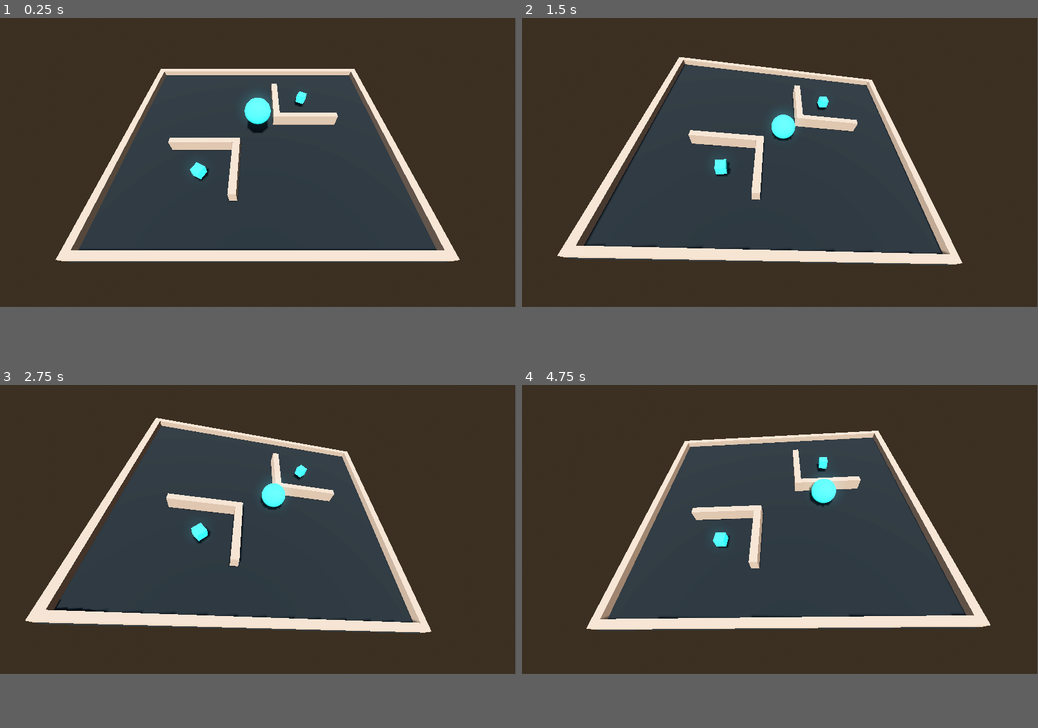
Above: before the commit, frames 1-4 (two rows, left to right).
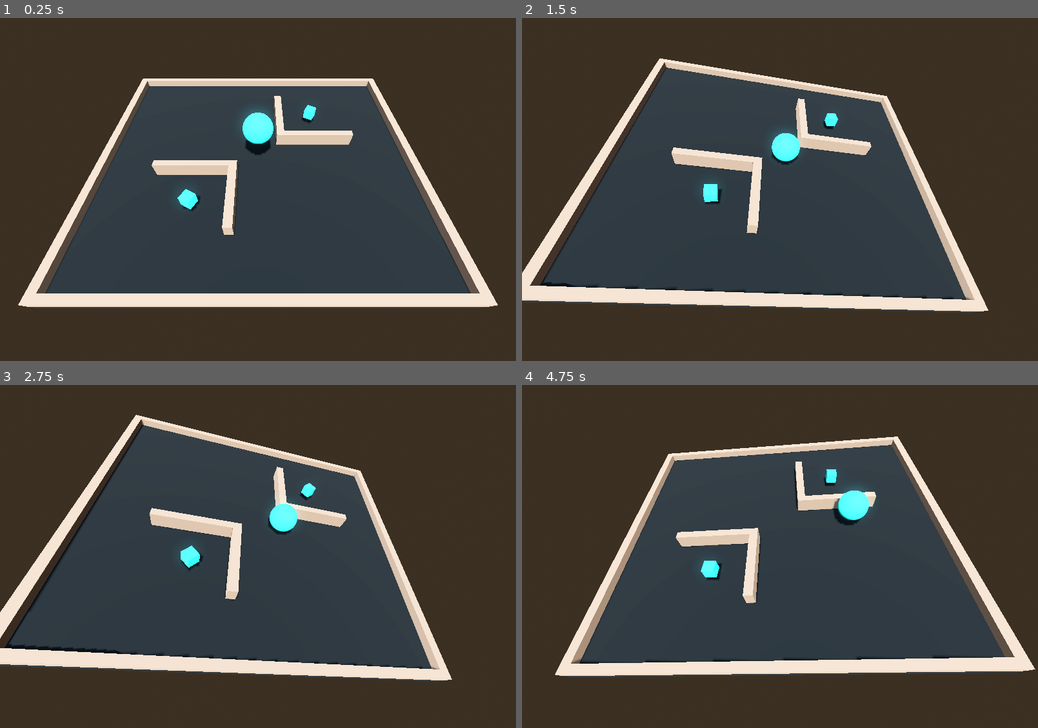
Above: after the commit, the same moments.

Repository: JoaoSant0s/DDJAM_Carnaval_2024
Game: Godot game, scene res://_Project/Scene/main.tscn
Two runs of this game, one before a commit and one after it. Both use one fixed random seed, a clock stepped at 60 frames per second and the inputs below.
Inputs (mouse positions are in pixels of both pictures, inside the frame that each line leads up to):
- Up to frame 1 (0.25 s): no input
- Up to frame 2 (1.5 s): tap Enter at 0.5 s; move the mouse to (893, 148) at 0.52 s; hold D (right) 0.53-1.25 s; tap P at 0.6 s; click (893, 148) at 0.67 s; drag from (676, 175) to (754, 220) at 1.27 s
- Up to frame 3 (2.75 s): move the mouse to (309, 467) at 2.02 s; hold D (right) from 2.03 s (still down); tap P at 2.1 s
- Up to frame 4 (4.75 s): release D (right) at 2.75 s; drag from (754, 587) to (625, 484) at 2.77 s; move the mouse to (934, 573) at 3.52 s; hold A (left) 3.53-4.25 s; tap P at 3.6 s; drag from (625, 484) to (702, 457) at 4.27 s
In our replay, the window is 799x449 before the commit and 800x533 after it. These sizes can differ from the game's own. Grey fills any space a smaller window leaves; there, only what the larger window draws over its background counts as a difference.

The runs differ from the first frame. In frame 1, 25% of the frame differs, in the area x 3-97%, y 14-85%; in frame 2, 24%; in frame 3, 23%; in frame 4, 25%.

Commit message:
(imp): spawn teleport platform when collect all items
- refactor: changing floor controller input manipulation

Diff:
--- a/_Project/Code/Runtime/Collectables/SpawnCollectables.gd
+++ b/_Project/Code/Runtime/Collectables/SpawnCollectables.gd
@@ -3,6 +3,7 @@
 var collectablePrefab = preload("res://_Project/Prefabs/collectable.tscn")
 
 @export var collecablePoints : Array[Node3D]
+@export var spawnTeleport : SpawnTeleport
 
 var collectablesAmount : int
 
@@ -11,7 +12,10 @@
 
 func collectableCollected():
 	collectablesAmount -= 1
+
 	print(collectablesAmount)
+	if collectablesAmount <= 0:
+		spawnTeleport.spawnTeleport()
 
 func spawnCollectables():
 	collectablesAmount = collecablePoints.size()
--- a/_Project/Code/Runtime/FloorController.gd
+++ b/_Project/Code/Runtime/FloorController.gd
@@ -1,9 +1,11 @@
-class_name FloorController extends MeshInstance3D
+class_name FloorController extends Node
 
 var input : Vector3
 
 @export var maxAngle : float = 0.2
 @export var angularSpeed : float = 1
+
+@export var floorInstance : MeshInstance3D
 
 var previousXDirection : int = 0
 var previousZDirection : int = 0
@@ -12,38 +14,40 @@
 var jumpPreviousZ : bool = false
 
 func _process(delta : float):
+	if not floorInstance:
+		return
 	input = Vector3.ZERO
 	input.x = Input.get_axis("back", "forward")
 	input.z = Input.get_axis("left", "right")
 
 	tryResetRotation()
-	rotation = buildTargetPosition(delta)
+	floorInstance.rotation = buildTargetPosition(delta)
 	tryUpdatePreviousDirections()
 
 func tryResetRotation():
 	jumpPreviousX = false
 	jumpPreviousZ = false
 
-	if input.x == 0 and rotation.x != 0:
+	if input.x == 0 and floorInstance.rotation.x != 0:
 		jumpPreviousX = true
 		input.x = -previousXDirection
 
-	if input.z == 0 and rotation.z != 0:
+	if input.z == 0 and floorInstance.rotation.z != 0:
 		jumpPreviousZ = true
 		input.z = -previousZDirection
 
 func buildTargetPosition(delta : float) -> Vector3:
 	var angle = -(input * delta * angularSpeed)
-	angle += rotation
+	angle += floorInstance.rotation
 
 	var targetX = Math.MinMax(angle.x, -maxAngle, maxAngle)
 	var targetZ = Math.MinMax(angle.z, -maxAngle, maxAngle)
 
 	if jumpPreviousX and ((previousXDirection > 0 and targetX > 0) or (previousXDirection < 0 and targetX < 0)):
-		targetX = rotation.x
+		targetX = floorInstance.rotation.x
 
 	if jumpPreviousZ and ((previousZDirection > 0 and targetZ > 0) or (previousZDirection < 0 and targetZ < 0)):
-		targetZ = rotation.z
+		targetZ = floorInstance.rotation.z
 
 	return Vector3(targetX, 0, targetZ)
 
--- /dev/null
+++ b/_Project/Code/Runtime/Teleports/SpawnTeleport.gd
@@ -0,0 +1,8 @@
+class_name SpawnTeleport extends Node3D
+
+var teleportPrefab = preload("res://_Project/Prefabs/teleport.tscn")
+@export var spawnCollectable : SpawnCollectables
+
+func spawnTeleport():
+	var instance = teleportPrefab.instantiate()
+	add_child(instance)
--- /dev/null
+++ b/_Project/Code/Runtime/Teleports/Teleport.gd
@@ -0,0 +1,17 @@
+class_name Teleport extends Node3D
+
+@export var collisionArea : Area3D
+var collided : bool
+
+func _ready():
+	collisionArea.body_entered.connect(_trigger_platform)
+
+func _trigger_platform(body : Node3D):
+	if not body.is_in_group("Ball"): return
+	print(body)
+	#if collided:
+		#return
+#
+	#collided = true
+	#if is_instance_valid(self):
+		#queue_free()
--- /dev/null
+++ b/_Project/Materials/main_color.tres
@@ -0,0 +1,4 @@
+[gd_resource type="StandardMaterial3D" format=3 uid="uid://de8xwufmevt1y"]
+
+[resource]
+albedo_color = Color(0.176471, 1, 1, 1)
--- a/_Project/Prefabs/collectable.tscn
+++ b/_Project/Prefabs/collectable.tscn
@@ -1,13 +1,11 @@
 [gd_scene load_steps=6 format=3 uid="uid://b3ei6ws28howd"]
 
 [ext_resource type="Script" path="res://_Project/Code/Runtime/Collectables/Collectable.gd" id="1_l0e7s"]
+[ext_resource type="Material" uid="uid://de8xwufmevt1y" path="res://_Project/Materials/main_color.tres" id="2_kn4av"]
 [ext_resource type="Script" path="res://_Project/Code/Runtime/Common/RotateForever.gd" id="2_p6uo7"]
 
-[sub_resource type="StandardMaterial3D" id="StandardMaterial3D_825nb"]
-albedo_color = Color(0.176471, 1, 1, 1)
-
 [sub_resource type="BoxMesh" id="BoxMesh_25sgr"]
-material = SubResource("StandardMaterial3D_825nb")
+material = ExtResource("2_kn4av")
 size = Vector3(1.5, 1.5, 1.5)
 
 [sub_resource type="BoxShape3D" id="BoxShape3D_kltmm"]
--- /dev/null
+++ b/_Project/Prefabs/teleport.tscn
@@ -0,0 +1,39 @@
+[gd_scene load_steps=7 format=3 uid="uid://r6gvrgbrr3jl"]
+
+[ext_resource type="Script" path="res://_Project/Code/Runtime/Teleports/Teleport.gd" id="1_mieny"]
+[ext_resource type="Material" uid="uid://de8xwufmevt1y" path="res://_Project/Materials/main_color.tres" id="1_npipd"]
+
+[sub_resource type="BoxMesh" id="BoxMesh_ximby"]
+material = ExtResource("1_npipd")
+size = Vector3(3, 0.5, 3)
+
+[sub_resource type="BoxShape3D" id="BoxShape3D_he3gd"]
+size = Vector3(3, 0.5, 3)
+
+[sub_resource type="ParticleProcessMaterial" id="ParticleProcessMaterial_v2hvi"]
+emission_shape = 3
+emission_box_extents = Vector3(1, 1, 1)
+gravity = Vector3(0, 9.8, 0)
+
+[sub_resource type="SphereMesh" id="SphereMesh_o1g2c"]
+material = ExtResource("1_npipd")
+radius = 0.125
+height = 0.25
+
+[node name="Teleport" type="Node3D" node_paths=PackedStringArray("collisionArea")]
+script = ExtResource("1_mieny")
+collisionArea = NodePath("Area3D")
+
+[node name="MeshInstance3D" type="MeshInstance3D" parent="."]
+mesh = SubResource("BoxMesh_ximby")
+
+[node name="Area3D" type="Area3D" parent="."]
+
+[node name="CollisionShape3D" type="CollisionShape3D" parent="Area3D"]
+shape = SubResource("BoxShape3D_he3gd")
+
+[node name="GPUParticles3D" type="GPUParticles3D" parent="."]
+amount = 16
+visibility_aabb = AABB(-1.5, -4, -1.5, 3, 8, 3)
+process_material = SubResource("ParticleProcessMaterial_v2hvi")
+draw_pass_1 = SubResource("SphereMesh_o1g2c")
--- a/_Project/Scene/main.tscn
+++ b/_Project/Scene/main.tscn
@@ -6,6 +6,7 @@
 [ext_resource type="Script" path="res://_Project/Code/Runtime/Player/SpawnBall.gd" id="3_s2451"]
 [ext_resource type="Material" uid="uid://dkspc2ilxp8w2" path="res://_Project/Materials/solid.tres" id="4_d6vyx"]
 [ext_resource type="Script" path="res://_Project/Code/Runtime/DeathZone.gd" id="4_s26n5"]
+[ext_resource type="Script" path="res://_Project/Code/Runtime/Teleports/SpawnTeleport.gd" id="7_wtclb"]
 
 [sub_resource type="ProceduralSkyMaterial" id="ProceduralSkyMaterial_k2p3k"]
 
@@ -62,6 +63,12 @@
 [node name="MenuInput" type="Node" parent="."]
 script = ExtResource("1_2qddy")
 
+[node name="GameInput" type="Node" parent="." node_paths=PackedStringArray("floorInstance")]
+script = ExtResource("1_ivdwr")
+maxAngle = 0.25
+angularSpeed = 0.35
+floorInstance = NodePath("../Floor")
+
 [node name="Camera3D" type="Camera3D" parent="."]
 transform = Transform3D(1, 0, 0, 0, 0.573576, 0.819152, 0, -0.819152, 0.573576, 0, 25, 23.148)
 
@@ -69,12 +76,11 @@
 transform = Transform3D(1, 0, 0, 0, 1, 0, 0, 0, 1, 0, 3, 0)
 script = ExtResource("3_s2451")
 
+[node name="SpawnFloor" type="Node3D" parent="."]
+
 [node name="Floor" type="MeshInstance3D" parent="."]
 transform = Transform3D(1.12797, 0, 0, 0, 1, 0, 0, 0, 1, 0, 0, 0)
 mesh = SubResource("BoxMesh_x563g")
-script = ExtResource("1_ivdwr")
-maxAngle = 0.25
-angularSpeed = 0.25
 
 [node name="Walls" type="Node3D" parent="Floor"]
 
@@ -184,16 +190,22 @@
 [node name="CollisionShape3D" type="CollisionShape3D" parent="Floor/StaticBody3D"]
 shape = SubResource("BoxShape3D_tef56")
 
-[node name="SpawnCollectables" type="Node3D" parent="Floor" node_paths=PackedStringArray("collecablePoints")]
+[node name="SpawnCollectables" type="Node3D" parent="Floor" node_paths=PackedStringArray("collecablePoints", "spawnTeleport")]
 transform = Transform3D(0.886548, 0, 0, 0, 1, 0, 0, 0, 1, 0, 0, 0)
 script = ExtResource("3_gubrw")
 collecablePoints = [NodePath("CollectablePoint_1"), NodePath("CollectablePoint_2")]
+spawnTeleport = NodePath("../SpawnTeleport")
 
 [node name="CollectablePoint_1" type="Node3D" parent="Floor/SpawnCollectables"]
 transform = Transform3D(1, 0, 0, 0, 1, 0, 0, 0, 1, 8.5, 2, -8.5)
 
 [node name="CollectablePoint_2" type="Node3D" parent="Floor/SpawnCollectables"]
 transform = Transform3D(1, 0, 0, 0, 1, 0, 0, 0, 1, -8.5, 2, 8.5)
+
+[node name="SpawnTeleport" type="Node3D" parent="Floor" node_paths=PackedStringArray("spawnCollectable")]
+transform = Transform3D(1, 0, 0, 0, 1, 0, 0, 0, 1, 0, 0.35, 0)
+script = ExtResource("7_wtclb")
+spawnCollectable = NodePath("../SpawnCollectables")
 
 [node name="DeathZone2" type="Area3D" parent="." node_paths=PackedStringArray("spawnBall")]
 script = ExtResource("4_s26n5")
--- a/project.godot
+++ b/project.godot
@@ -18,8 +18,8 @@
 
 [display]
 
-window/size/viewport_width=1920
-window/size/viewport_height=1080
+window/size/viewport_width=1080
+window/size/viewport_height=720
 window/size/initial_position_type=2
 window/size/always_on_top=true
 
Not shown: 1 places in _Project/Scene/main.tscn that only renumber resources
